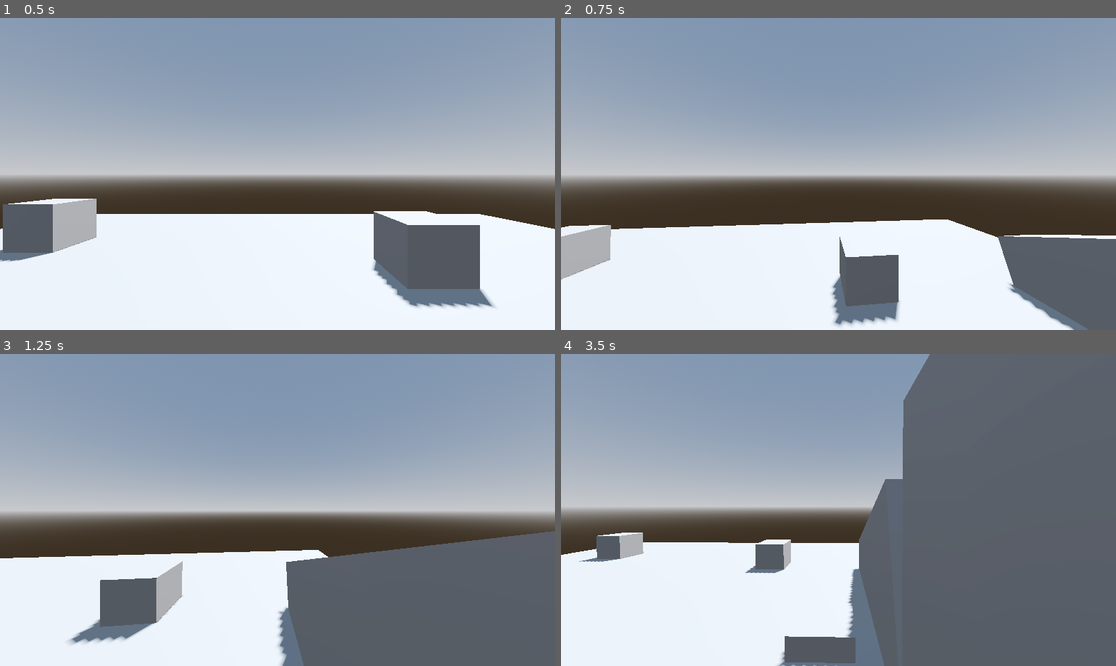
Above: before the commit, frames 1-4 (two rows, left to right).
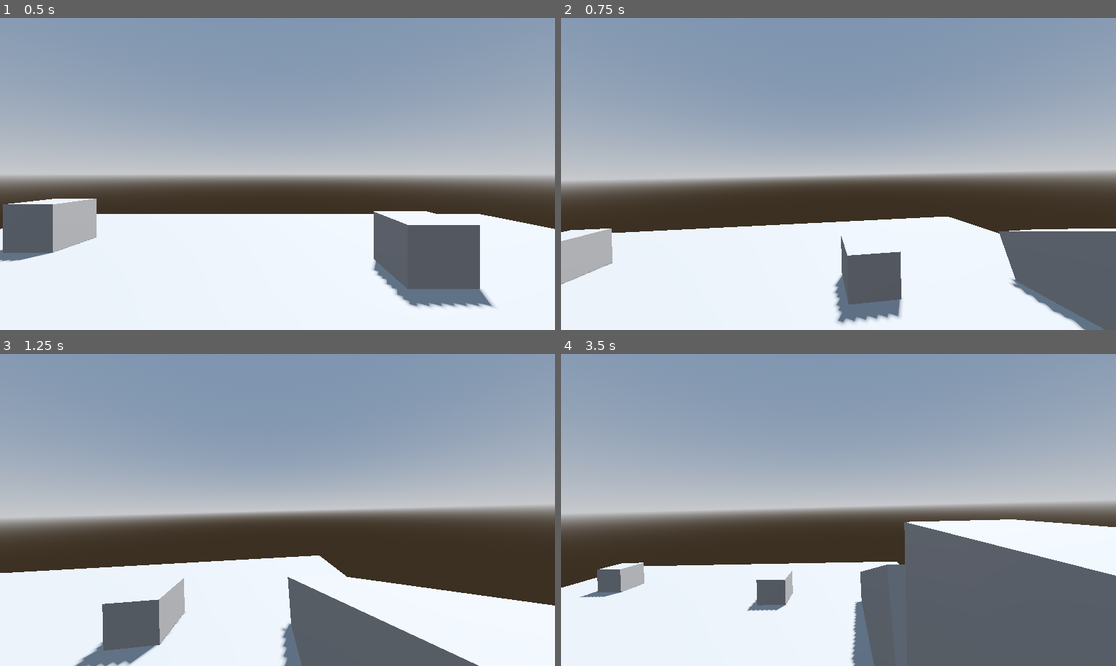
Above: after the commit, the same moments.

Repository: perrorovic/3d-game-concept
Game: Godot game, scene res://scene/main.tscn
Two runs of this game, one before a commit and one after it. Both use one fixed random seed, a clock stepped at 60 frames per second and the inputs below.
Inputs (mouse positions are in pixels of both pictures, inside the frame that each line leads up to):
- Up to frame 1 (0.5 s): no input
- Up to frame 2 (0.75 s): tap Enter (ui_accept) at 0.5 s; move the mouse to (866, 174) at 0.52 s; hold D (mv_right) from 0.53 s (still down); hold Shift (mv_shift) from 0.53 s (still down)
- Up to frame 3 (1.25 s): keep holding D (mv_right); keep holding Shift (mv_shift); tap Enter (ui_accept) at 0.77, 0.8, 1.07 s
- Up to frame 4 (3.5 s): move the mouse to (810, 510) at 1.27 s; release D (mv_right) at 1.28 s; release Shift (mv_shift) at 1.28 s; hold S (mv_backward) 1.28-2.03 s; tap Enter (ui_accept) at 1.35, 1.52, 1.82, 2.3, 3.02, 3.32 s; tap Shift (mv_shift) at 1.55, 2.85 s; move the mouse to (849, 503) at 2.02 s; hold D (mv_right) from 2.03 s (still down); tap W (mv_foward) at 2.1 s; move the mouse to (832, 516) at 2.77 s

Frame 1 is identical in both runs. In frame 2, 5.3% of the frame differs, in the area x 0-100%, y 49-100%; in frame 3, 22%; in frame 4, 34%, in the area x 0-100%, y 0-100%.

Commit message:
update: various jump

Diff:
--- a/project.godot
+++ b/project.godot
@@ -56,10 +56,6 @@
 
 pointing/emulate_mouse_from_touch=false
 
-[physics]
-
-3d/default_gravity=10.2
-
 [rendering]
 
 anti_aliasing/quality/screen_space_aa=1
--- a/scene/player.gd
+++ b/scene/player.gd
@@ -3,11 +3,16 @@
 var speed: float = 5.0
 var speed_sprint: float = 7.0
 const speed_default: float = 5.0
-const jump_velocity: float = 4.5
+const jump_velocity: float = 5.0 # Default value is 4.5
+
+var player_ableToWallJump: bool
+const jump_modifierWallJump:= 2
+var player_ableToDoubleJump: bool
+const jump_modifierDoubleJump:= -1
 
 # Get the gravity from the project settings to be synced with RigidBody nodes.
-# Changed gravity from 9.8 to 10.2 instead
 var gravity = ProjectSettings.get_setting("physics/3d/default_gravity")
+var added_mass: float = 6.2
 
 @onready var camera := $CameraPivot/Camera3D
 @onready var pivot := $CameraPivot
@@ -28,18 +33,17 @@
 	var input_direction = Input.get_vector("mv_left", "mv_right", "mv_foward", "mv_backward")
 	player_gravity(delta)
 	player_movement(input_direction)
+	player_cameraTilt()
 	player_actionSprint(input_direction)
 	move_and_slide()
 	player_quit()
 
 func player_gravity(delta):
 	if not is_on_floor():
-		velocity.y -= gravity * delta
+		velocity.y -= (gravity + added_mass) * delta
 
 func player_movement(input_direction: Vector2):
-	# Jump
-	if Input.is_action_just_pressed("ui_accept") and is_on_floor():
-		velocity.y = jump_velocity
+	player_jump()
 	# WASD Movement
 	var direction = (transform.basis * Vector3(input_direction.x, 0, input_direction.y)).normalized()
 	if direction:
@@ -48,6 +52,38 @@
 	else:
 		velocity.x = move_toward(velocity.x, 0, speed)
 		velocity.z = move_toward(velocity.z, 0, speed)
+
+func player_jump():
+	# Jump priority (if all condition are met): Default -> Wall-jump -> Double-jump
+	# Default-jump
+	if Input.is_action_just_pressed("ui_accept") and is_on_floor():
+		# Bunny hopping with holding space with Input.is_action_pressed()
+		# The default is Input.is_action_just_pressed()
+		print('Default-jump')
+		velocity.y = jump_velocity
+	# Wall-jump
+	elif Input.is_action_just_pressed("ui_accept") and is_on_wall_only() and player_ableToWallJump:
+		player_ableToWallJump = false
+		print('Wall-jump')
+		velocity.y = jump_velocity + jump_modifierWallJump
+	# Double-jump
+	elif Input.is_action_just_pressed("ui_accept") and not is_on_floor() and player_ableToDoubleJump:
+		player_ableToDoubleJump = false
+		print('Double-jump')
+		velocity.y = jump_velocity + jump_modifierDoubleJump
+	# Being on floor reset everything
+	if is_on_floor():
+		player_ableToDoubleJump = true
+		player_ableToWallJump = true
+
+func player_cameraTilt():
+	# Camera tilt to right is negative and left is positive
+	if Input.is_action_just_released("mv_left") or Input.is_action_just_released("mv_right"):
+		camera_tiltTween()
+	if Input.is_action_pressed("mv_left") and Input.is_action_pressed("mv_shift"):
+		camera_tiltTween(0.025) # Default value is 0.015
+	if Input.is_action_pressed("mv_right") and Input.is_action_pressed("mv_shift"):
+		camera_tiltTween(-0.025) # Default value is -0.015
 
 func player_actionSprint(input_direction: Vector2):
 	if input_direction != Vector2.ZERO and Input.is_action_pressed("mv_shift"):
@@ -69,6 +105,10 @@
 			SfxStepPicker.play()
 			$Timer/SfxStepCooldown.start(audio_interval)
 
+func camera_tiltTween(tilt_degree: float = 0):
+	var cameraTween = get_tree().create_tween()
+	cameraTween.tween_property(camera, "rotation", Vector3(0, 0, tilt_degree), 0.25)
+
 func camera_fovTween(fov: int):
 	var cameraTween = get_tree().create_tween()
 	cameraTween.tween_property(camera, "fov", fov, 0.25)
